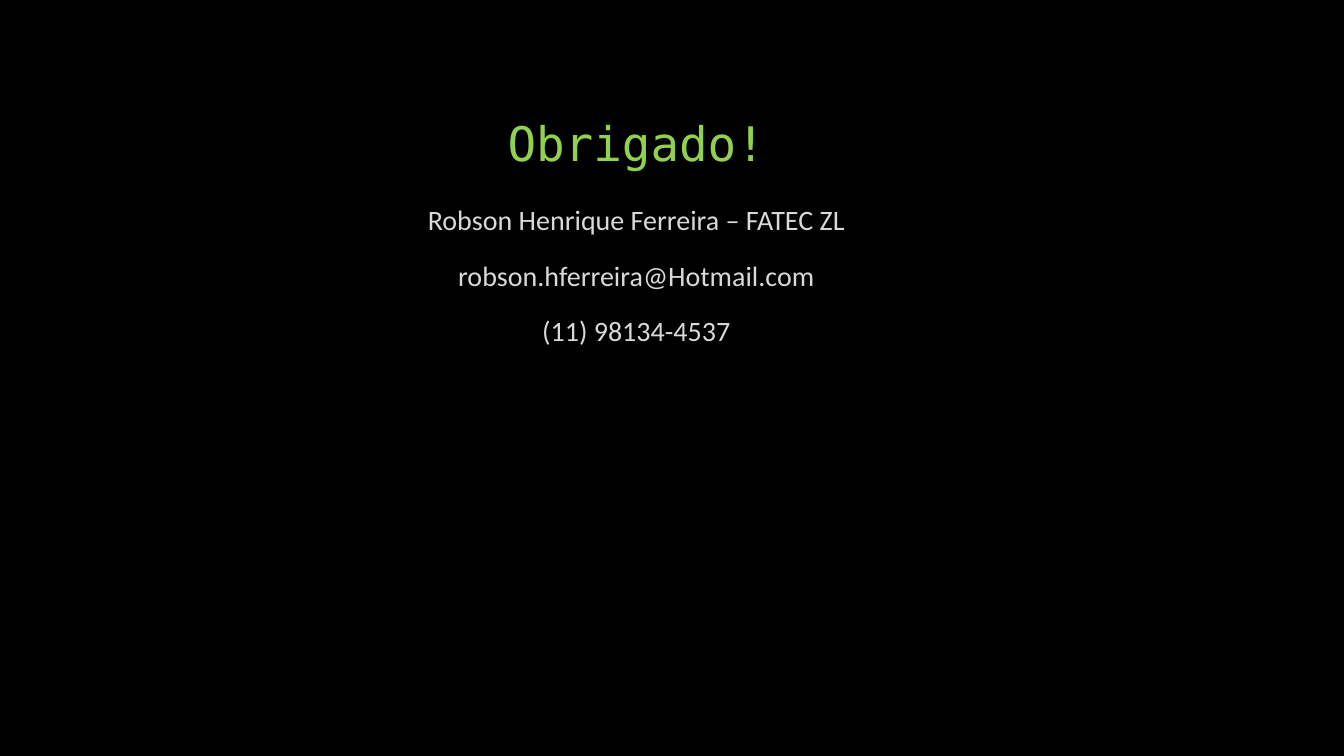
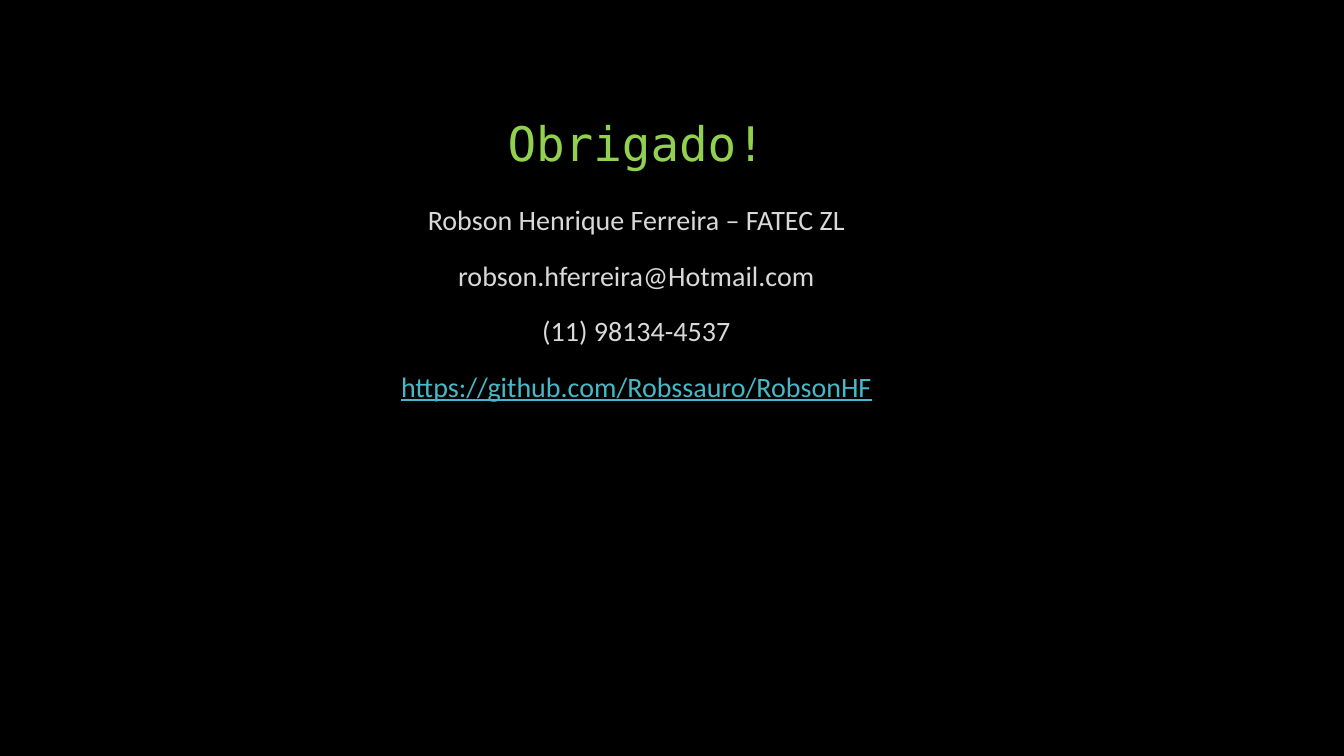
Before and after one commit to RobsonHF/RobsonHF, a slide deck: slide 4 of SGE/ROBSON HENRIQUE FERREIRA_Apresentação.pptx. Drawn at 1344x756 pixels with LibreOffice and Linux fonts; fonts in the diff are those of the drawing. Boxes give left, top, right and bottom in pixels: in the first picture for what was removed or moved away, otherwise in the second. Text is boxed around its words. In the diff, an @@ line names an element or a change of style, - is before the commit and + after.

Commit message:
SGE update

```diff
--- a/SGE/ROBSON HENRIQUE FERREIRA_Apresentação.pptx
+++ b/SGE/ROBSON HENRIQUE FERREIRA_Apresentação.pptx
@@ text at <box>401,377,871,402</box>: paragraph added @@
+https://github.com/Robssauro/RobsonHF
```
